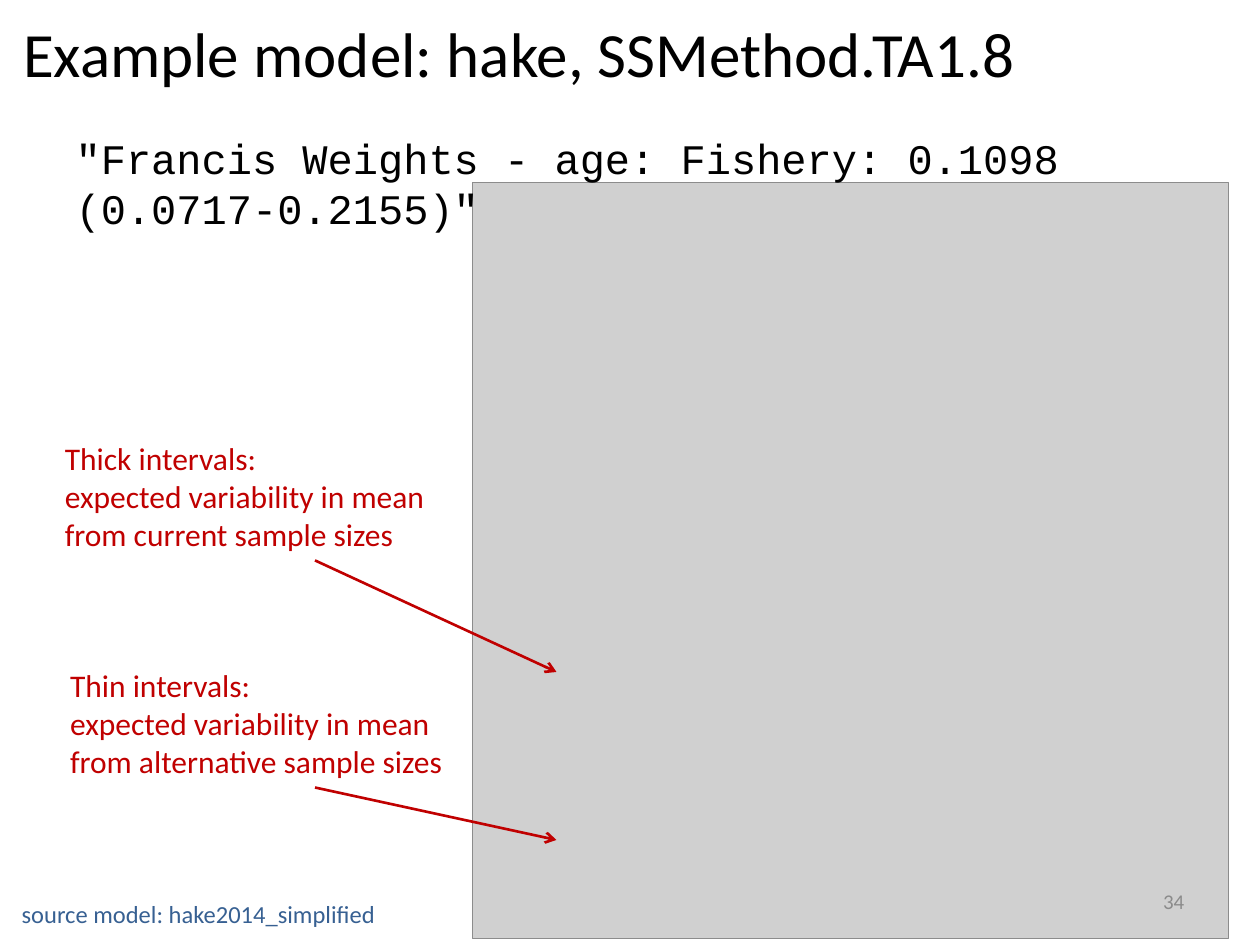
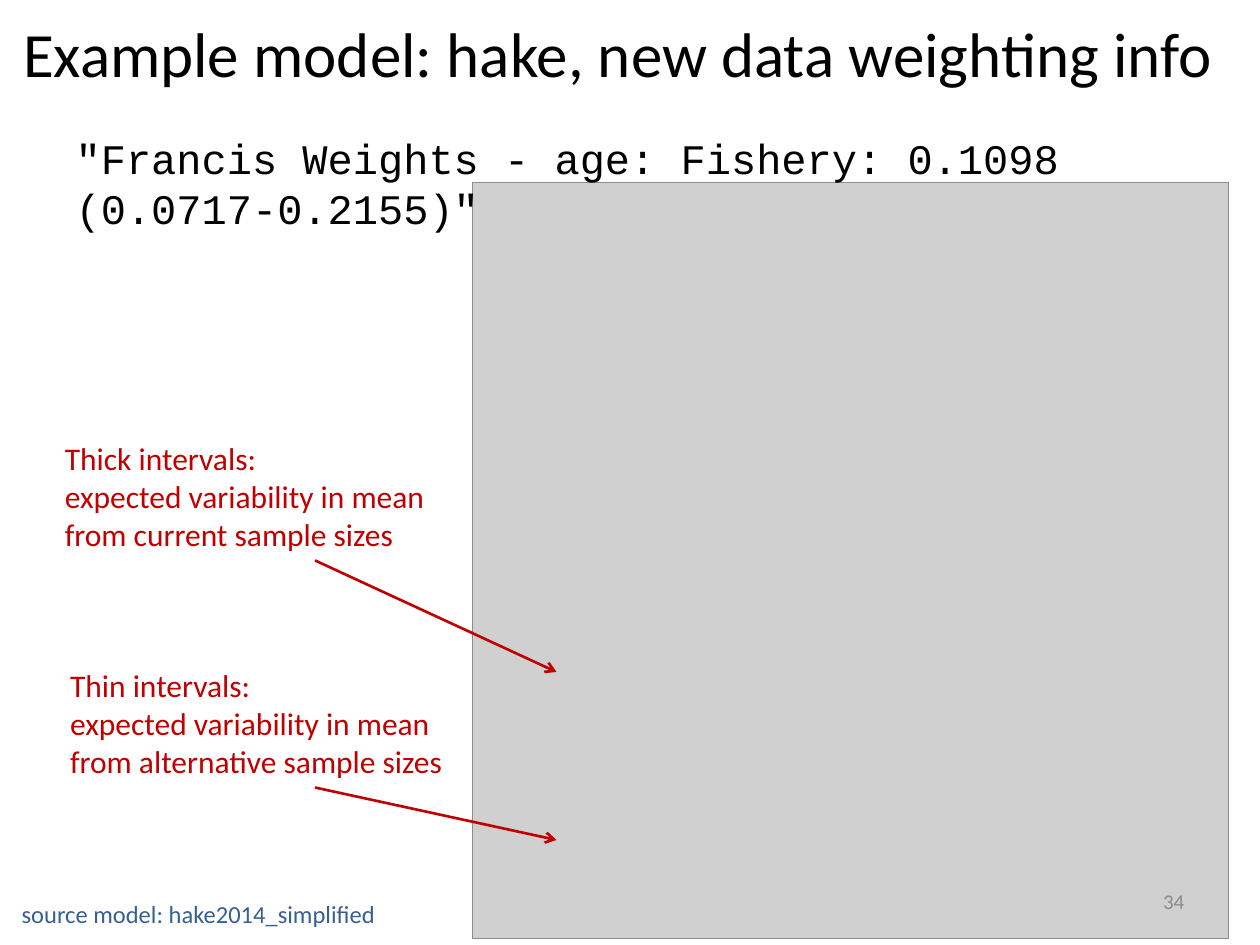
Before and after one commit to iantaylor-NOAA/SSgrowth, a slide deck: slide 34 of Modeling growth in SS.pptx. Drawn at 1260x945 pixels with LibreOffice and Linux fonts; fonts in the diff are those of the drawing; grey boxes stand for pictures. Boxes give left, top, right and bottom in pixels: in the first picture for what was removed or moved away, otherwise in the second. Text is boxed around its words. In the diff, an @@ line names an element or a change of style, - is before the commit and + after.

```diff
--- a/Modeling growth in SS.pptx
+++ b/Modeling growth in SS.pptx
@@ title at bbox=[23, 33, 1211, 88]: text changed @@
-Example model: hake, SSMethod.TA1.8
+Example model: hake, new data weighting info
```
Also in this commit, not shown: 10 other slides changed, 9 slides added, 20 other files.
